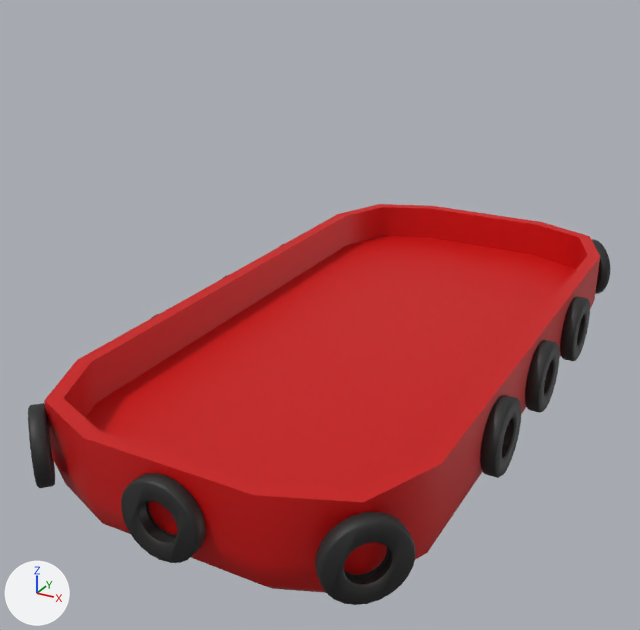
Before and after pictures for a commit that changed the FBX model Assets/Meshes/barge.fbx.
Rendered twice from a camera (50 mm lens) standing at (0.258, -0.553, 0.296) and looking at (-0.025, -0.038, 0.038). The lights are fixed; the arrows at lower left show +X, +Y and +Z. Where no turn or scale is listed for an object, it has been applied to the vertices.

The first picture shows 'barge'.
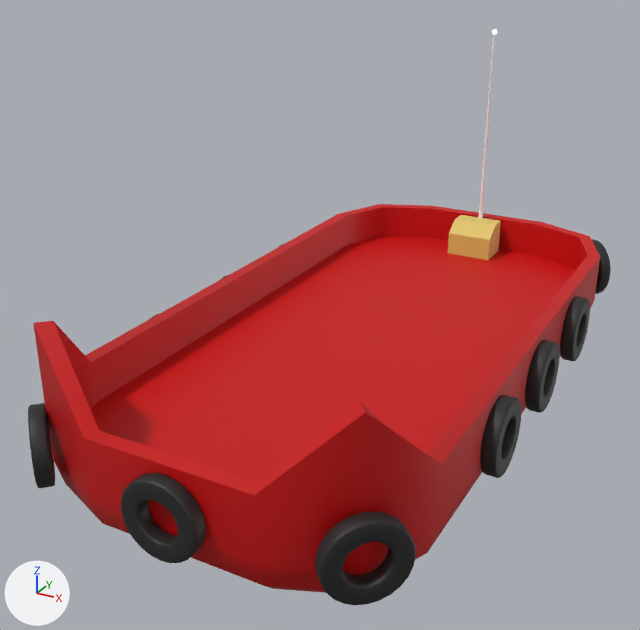
Commit message: Update barge with cat ears + fixes

Where the change shows, as pixel boxes [x1, y1, x2, y2] in the pictures (640 x 630 px):
'barge', reshaped (44% taller): before [28, 204, 610, 605]; after [28, 29, 611, 605]
part 1 of me_barge, added: after [478, 34, 496, 218]
part 2 of me_barge, cut back: before [596, 246, 610, 289]; after [448, 215, 611, 291]
part 3 of me_barge, cut back: before [28, 360, 441, 605]; after [28, 321, 441, 605]

The change, as a diff of the scene's bpy script:
```diff
--- a/Assets/Meshes/barge.fbx.py
+++ b/Assets/Meshes/barge.fbx.py
@@ mat_barge_comms @@
+mat_barge_comms = principled_material('barge_comms')
+mat_barge_comms.base_color = (0.755, 0.561, 0.141)  # yellow #e1c569
+mat_barge_comms.roughness = 0.553
@@ mat_barge_antenna @@
+mat_barge_antenna = principled_material('barge_antenna')
+mat_barge_antenna.base_color = (0.913, 0.914, 0.918)  # white #f5f5f6
+mat_barge_antenna.roughness = 0.553
@@ mat_barge_antenna_light @@
+mat_barge_antenna_light = principled_material('barge_antenna_light')
+mat_barge_antenna_light.base_color = (1.0, 1.0, 1.0)  # white #ffffff
+mat_barge_antenna_light.roughness = 0.776
+mat_barge_antenna_light.emission_strength = 1.0
@@ me_barge @@
 # used by ob_barge; location = (0.0, 0.0, 0.0)
-me_barge.from_pydata(...)  # 5556 vertices, 7034 faces; spans x -0.135..0.135, y -0.26..0.26, z -0.04..0.04
+me_barge.from_pydata(...)  # 3608 vertices, 3594 faces; spans x -0.135..0.135, y -0.26..0.26, z -0.04..0.212
+# me_barge part 1: a new loose piece, a 12-sided cut cone along z (radius 0.0024 at the low end, 0.001 at the high end) spanning x -0.0024..0.0024, y 0.2326..0.2374, z 0.01..0.21, in mat_barge_antenna (white #f5f5f6)
+# me_barge part 2: 83 vertices moved within x -0.128..0.128, y 0.213..0.26, z -0.011..0.031; 887 vertices removed from x -0.126..0.126, y 0.215..0.26, z -0.011..0.031; 395 vertices added at x -0.129..0.129, y 0.205..0.26, z -0.015..0.04
+# me_barge part 3: 87 vertices moved from x -0.128..0.128, y -0.26..-0.213, z -0.011..0.04 to x -0.128..0.128, y -0.26..-0.213, z -0.011..0.09; 887 vertices removed from x -0.126..0.126, y -0.26..-0.215, z -0.011..0.031; 383 vertices added at x -0.129..0.129, y -0.26..-0.212, z -0.015..0.035
+# me_barge part 4: the surface is now shaded smooth
 me_barge.materials.append(mat_coatedmetalpaint)
 me_barge.materials.append(mat_blackrubber)
+me_barge.materials.append(mat_barge_comms)  # yellow #e1c569
+me_barge.materials.append(mat_barge_antenna)  # white #f5f5f6
+me_barge.materials.append(mat_barge_antenna_light)  # white #ffffff
```
